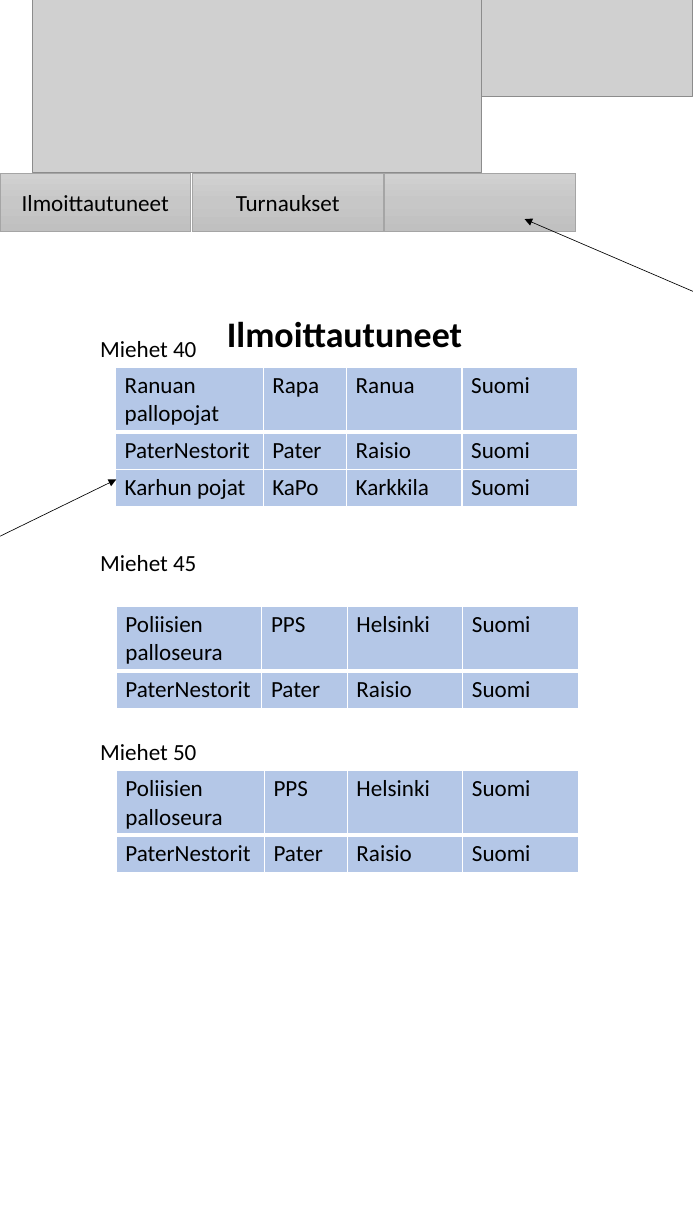
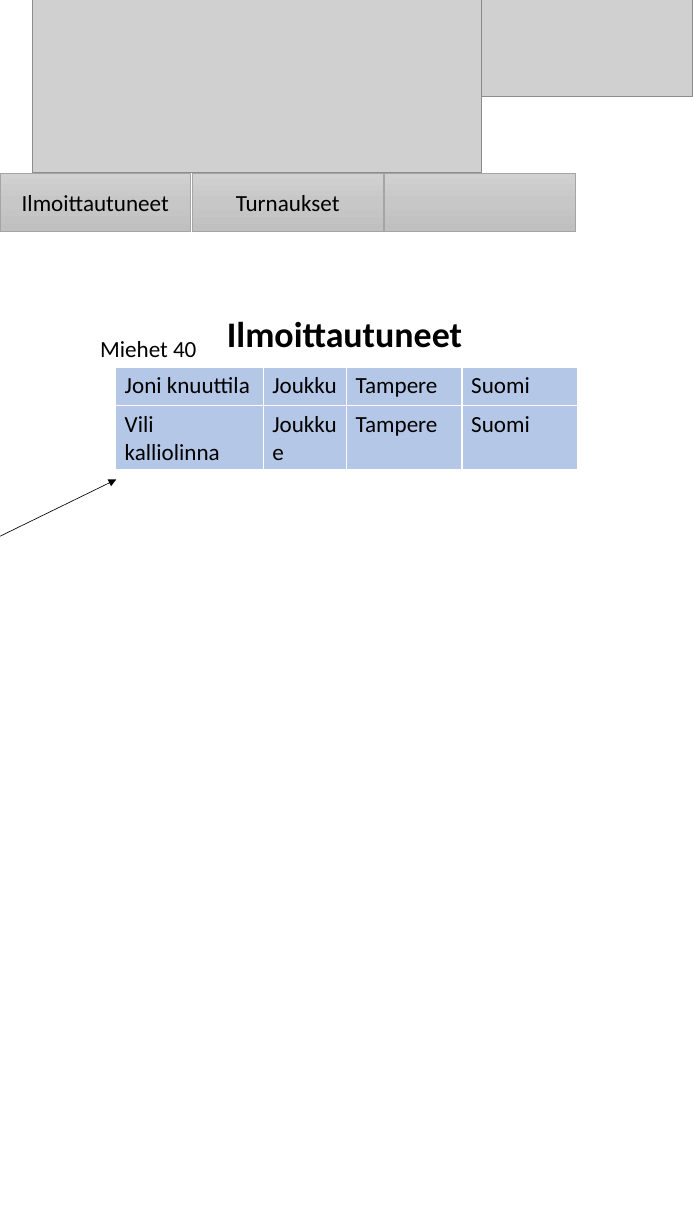
Before and after one commit to Leppis35/Leenan_kurssi, a slide deck: slide 3 of Tyyliopas.pptx (slide 2 before the commit). Drawn at 693x1232 pixels with LibreOffice and Linux fonts; fonts in the diff are those of the drawing; grey boxes stand for pictures; background and template pictures are left out. Boxes give left, top, right and bottom in pixels: in the first picture for what was removed or moved away, otherwise in the second. Text is boxed around its words. In the diff, an @@ line names an element or a change of style, - is before the commit and + after.

```diff
--- a/Tyyliopas.pptx
+++ b/Tyyliopas.pptx
@@ arrow removed from (693, 325) to (525, 219) @@
@@ table at [116,367,578,405] @@
-row 1: Ranuan pallopojat | Rapa | Ranua | Suomi
-row 2: PaterNestorit | Pater | Raisio | Suomi
-row 3: Karhun pojat | KaPo | Karkkila | Suomi
+row 1: Joni knuuttila | Joukkue | Tampere | Suomi
@@ table added at [116,406,578,464], 1 rows, 4 columns @@
+Vili kalliolinna | Joukkue | Tampere | Suomi
@@ text removed at [100,555,196,571] @@
-Miehet 45
@@ table removed at [116,606,578,701], 2 rows, 4 columns @@
-Poliisien palloseura | PPS | Helsinki | Suomi
-PaterNestorit | Pater | Raisio | Suomi
@@ text removed at [100,744,196,760] @@
-Miehet 50
@@ table removed at [116,771,578,865], 2 rows, 4 columns @@
-Poliisien palloseura | PPS | Helsinki | Suomi
-PaterNestorit | Pater | Raisio | Suomi
```
Also in this commit, not shown: 1 other slide changed, 1 slide added, 10 other files.
